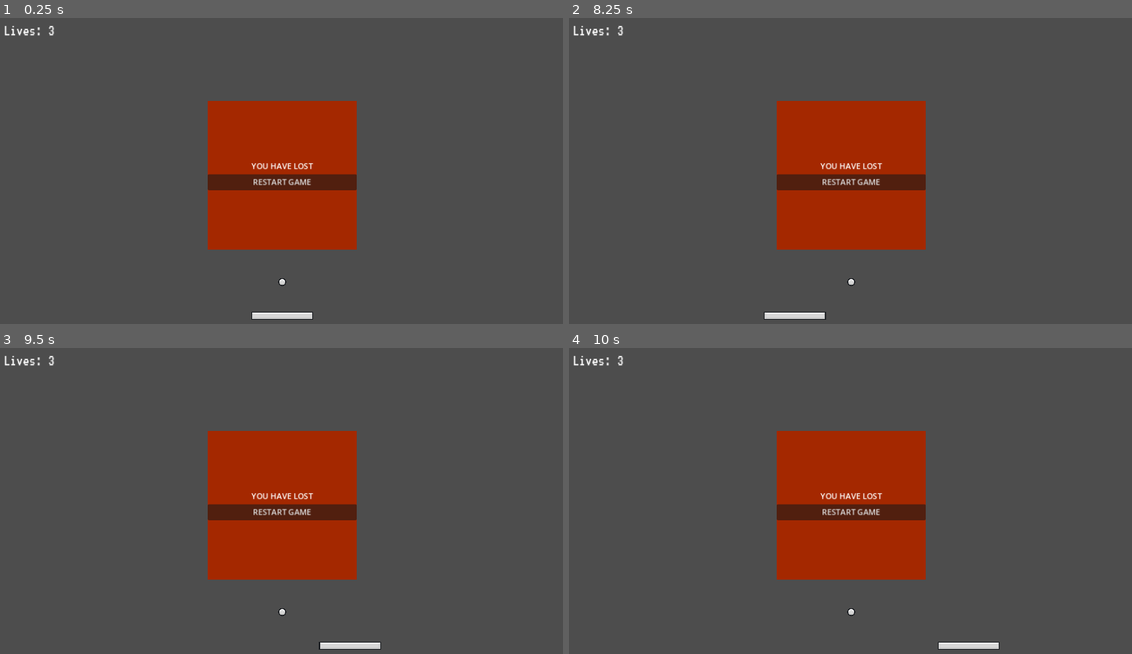
Above: before the commit, frames 1-4 (two rows, left to right).
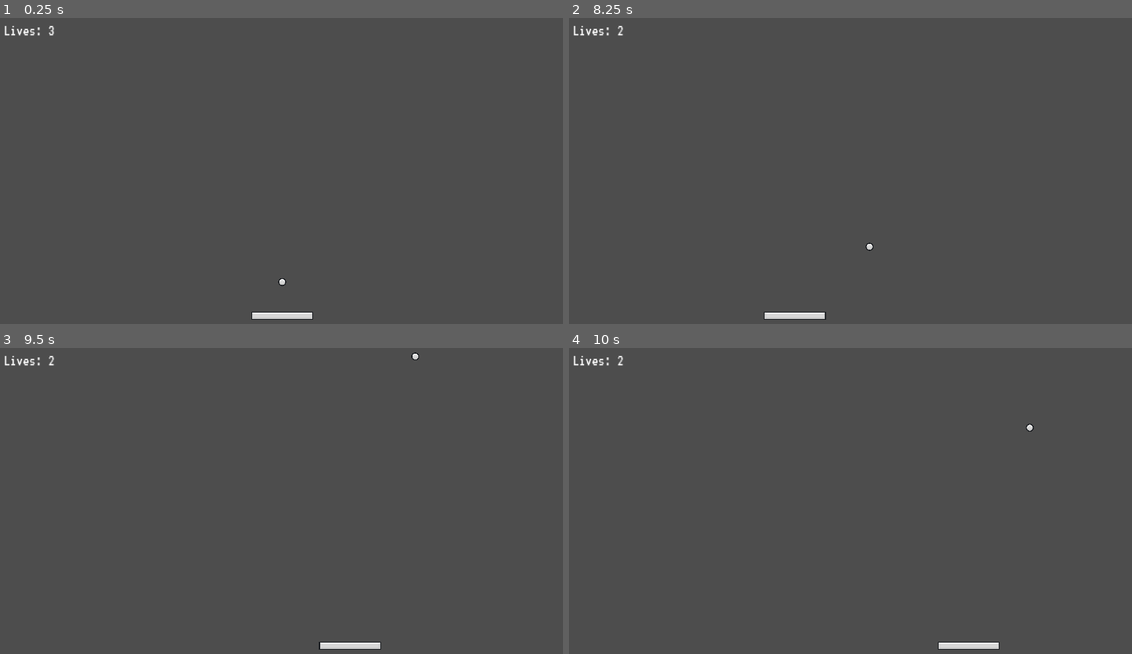
Above: after the commit, the same moments.

Repository: erenliving/brick-breaker-tutorial
Game: Godot game, scene res://scenes/main.tscn
Same seed, same stepped clock (60 frames per second), same inputs: the game is played once before the commit and once after it.
Inputs (mouse positions are in pixels of both pictures, inside the frame that each line leads up to):
- Up to frame 1 (0.25 s): no input
- Up to frame 2 (8.25 s): click (850, 183) at 0.5 s, where only the run before the commit has a clickable "RESTART GAME"; click (850, 183) at 1.25 s, where only the run before the commit has a clickable "RESTART GAME"; click (850, 183) at 2 s, where only the run before the commit has a clickable "RESTART GAME"; tap Enter at 2.75 s; hold D (right) 2.78-3.53 s; hold A (left) 3.53-4.28 s; hold D (right) 4.28-5.78 s; hold A (left) 5.78-8.03 s; hold D (right) from 8.03 s (still down)
- Up to frame 3 (9.5 s): keep holding D (right)
- Up to frame 4 (10 s): keep holding D (right)

The runs differ from the first frame. In frame 1, 13% of the frame differs, in the area x 36-64%, y 27-76%; in frame 2, 13%; in frame 3, 13%; in frame 4, 13%, in the area x 8-83%, y 3-88%.

Commit message:
Hook ball life lost to ui and game over state

Diff:
--- a/scenes/ui.tscn
+++ b/scenes/ui.tscn
@@ -32,6 +32,7 @@
 text = "Lives: 3"
 
 [node name="GameLostContainer" type="CenterContainer" parent="."]
+visible = false
 anchors_preset = 15
 anchor_right = 1.0
 anchor_bottom = 1.0
--- a/scripts/ball.gd
+++ b/scripts/ball.gd
@@ -2,6 +2,8 @@
 
 
 class_name Ball
+
+signal life_lost
 
 const VELOCITY_LIMIT = 40
 
@@ -39,7 +41,9 @@
 
 func on_life_lost():
 	lives -= 1
+	ui.set_lives(lives)
+	life_lost.emit()
 	if lives == 0:
-		pass
+		ui.game_over()
 	else:
 		reset_ball()
--- a/scripts/paddle.gd
+++ b/scripts/paddle.gd
@@ -15,6 +15,7 @@
 @onready var ball = $"../Ball" as Ball
 
 func _ready():
+	ball.life_lost.connect(on_ball_lost)
 	camera_rect = camera.get_viewport_rect()
 	half_paddle_width = collision_shape_2d.shape.get_rect().size.x / 2 * scale.x
 
@@ -42,3 +43,6 @@
 func _physics_process(delta):
 	#linear_velocity = speed * direction * delta
 	linear_velocity = speed * direction
+
+func on_ball_lost():
+	is_ball_started = false
--- a/scripts/ui.gd
+++ b/scripts/ui.gd
@@ -4,10 +4,13 @@
 class_name UI
 
 @onready var lives_label = %LivesLabel
+@onready var game_lost_container = $GameLostContainer
 
 func set_lives(lives: int):
 	lives_label.text = "Lives: %d" % lives
 
+func game_over():
+	game_lost_container.show()
 
 func _on_game_lost_button_pressed():
 	get_tree().reload_current_scene()
